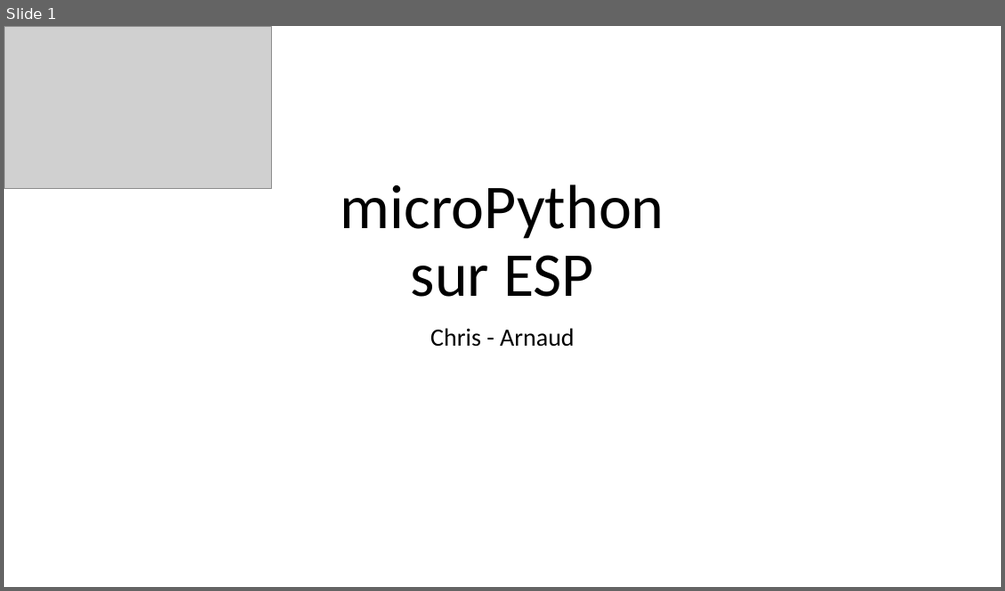
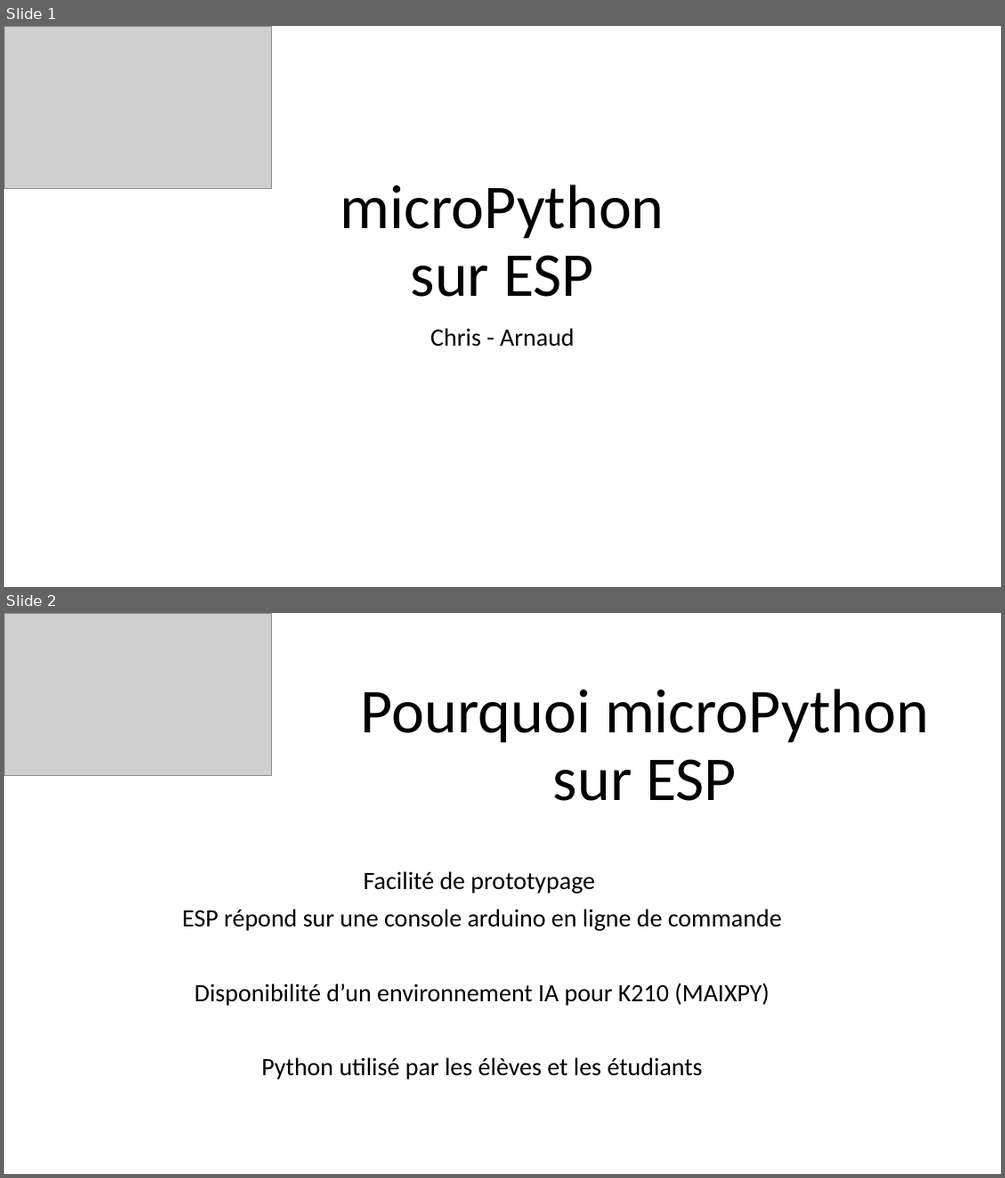
Before and after one commit to arnaudrco/CROUS-micro-python, a slide deck: microPython-2.pptx. Shown one above the other, each under a label of ours: slide 1 before the commit, slides 1 and 2 after it. The pictures are 1005x591 and 1005x1178 pixels, drawn with LibreOffice and Linux fonts; fonts in the diff are those of the drawing; grey boxes stand for pictures. Boxes give left, top, right and bottom in pixels: in the first picture for what was removed or moved away, otherwise in the second. Text is boxed around its words. In the diff, an @@ line names an element or a change of style, - is before the commit and + after.

```diff
--- a/microPython-2.pptx
+++ b/microPython-2.pptx
@@ slide 2 added at (4,613,1001,1174), background #FFFFFF @@
@@ picture added at (4,613,271,776) @@
@@ title added at (361,689,929,801), 60 pt, text #000000 @@
+Pourquoi microPython
+sur ESP
@@ text added at (182,871,782,1079), 24 pt, text #000000 @@
+Facilité de prototypage
+ESP répond sur une console arduino en ligne de commande
+Disponibilité d’un environnement IA pour K210 (MAIXPY)
+Python utilisé par les élèves et les étudiants
```
Also in this commit, not shown: 1 other slide added.
